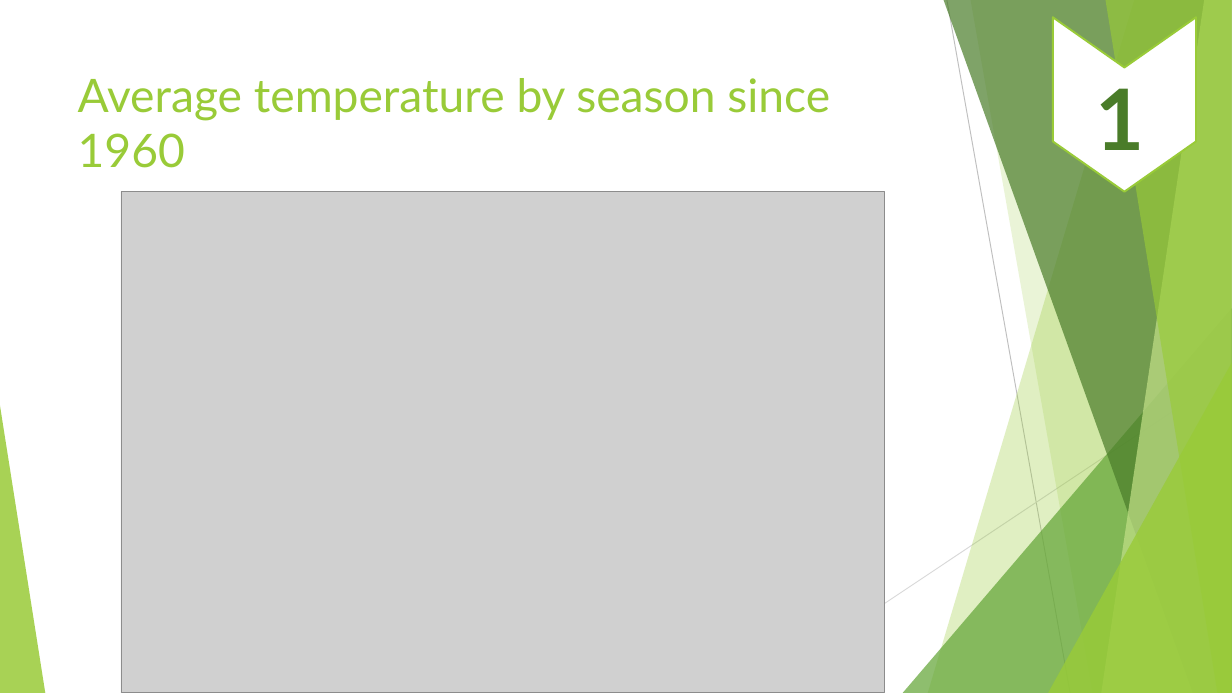
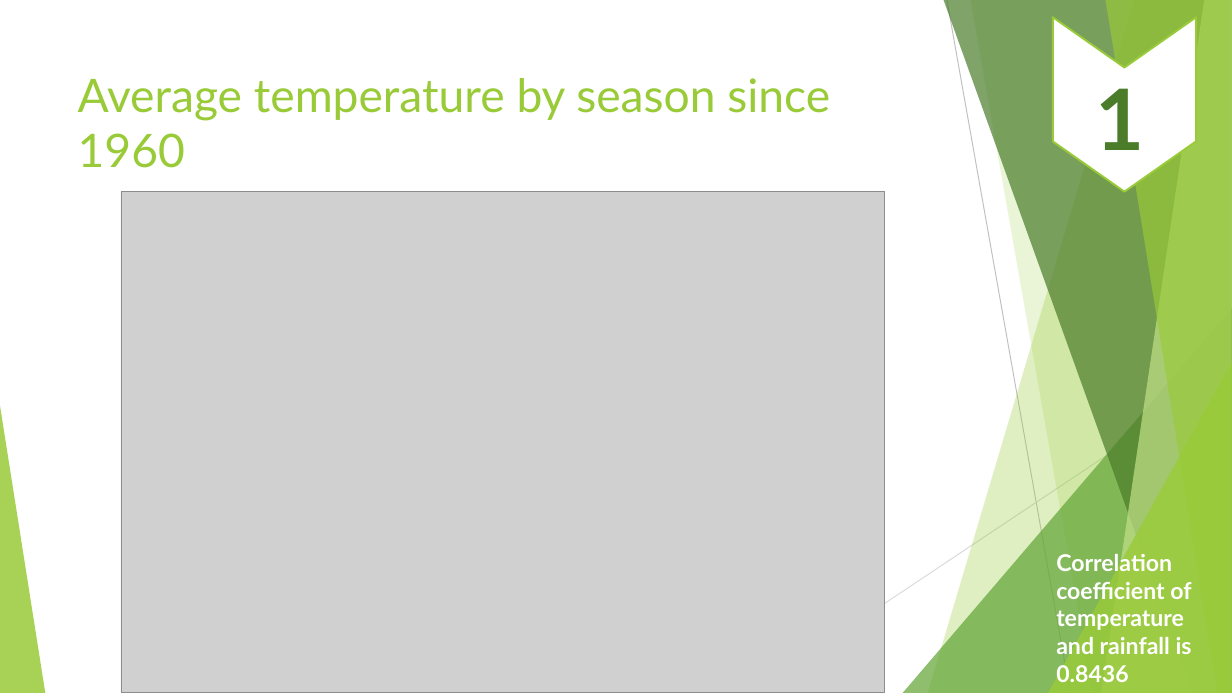
Before and after one commit to jina2020/Projects, a slide deck: slide 7 of Weather and animal data in Mongolia/Weather and animal correlation in Mongolia.pptx (slide 6 before the commit). Drawn at 1232x693 pixels with LibreOffice and Linux fonts; fonts in the diff are those of the drawing; grey boxes stand for pictures. Boxes give left, top, right and bottom in pixels: in the first picture for what was removed or moved away, otherwise in the second. Text is boxed around its words. In the diff, an @@ line names an element or a change of style, - is before the commit and + after.

Commit message:
Correlation analysis part

```diff
--- a/Weather and animal data in Mongolia/Weather and animal correlation in Mongolia.pptx
+++ b/Weather and animal data in Mongolia/Weather and animal correlation in Mongolia.pptx
@@ text added at (x1=1056, y1=554, x2=1192, y2=682), 18 pt, text #FFFFFF, bold @@
+Correlation coefficient of temperature and rainfall is 0.8436
```
Also in this commit, not shown: 5 other slides changed, 6 slides added, 2 slides removed, 5 other files.
